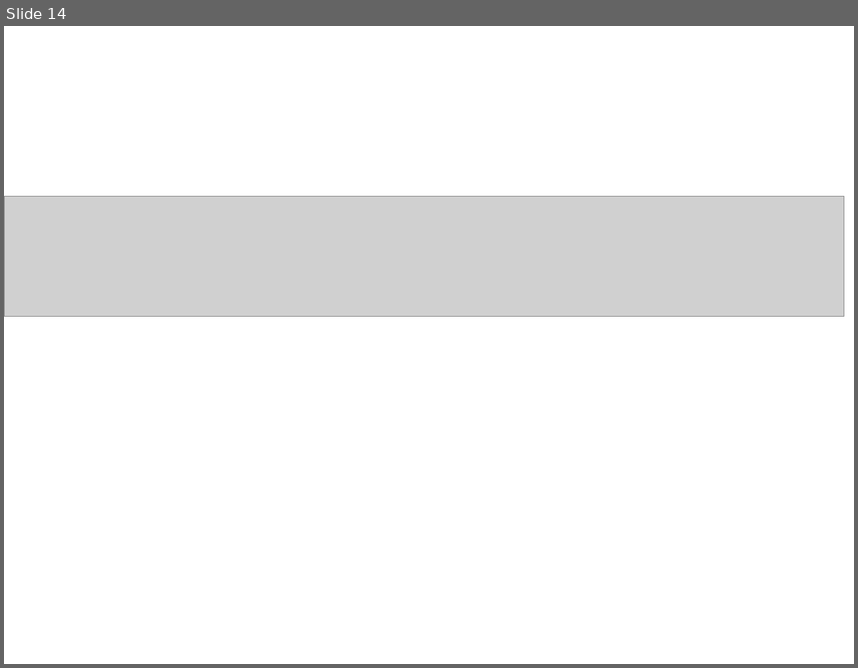
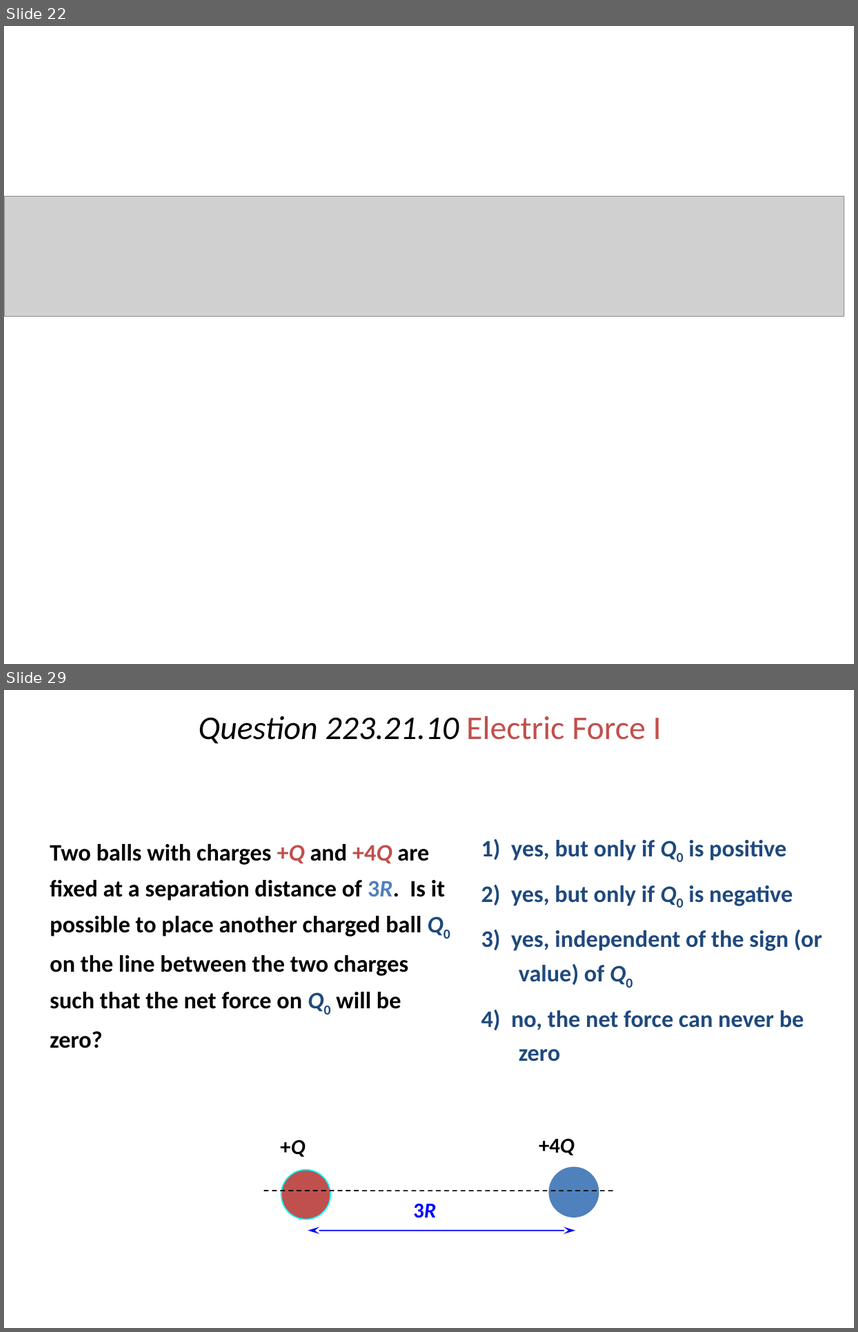
Before and after one commit to rtlines/PH223-Engineering-Physics, a slide deck: Slides/PH223_Lecture_21.pptx. Shown one above the other, each under a label of ours: slide 14 before the commit, slides 22 and 29 after it; the slides between them are not shown. The pictures are 858x668 and 858x1332 pixels, drawn with LibreOffice and Linux fonts; fonts in the diff are those of the drawing; grey boxes stand for pictures. Boxes give left, top, right and bottom in pixels: in the first picture for what was removed or moved away, otherwise in the second. Text is boxed around its words. In the diff, an @@ line names an element or a change of style, - is before the commit and + after.

```diff
--- a/Slides/PH223_Lecture_21.pptx
+++ b/Slides/PH223_Lecture_21.pptx
@@ slide 29 added at (4, 690, 854, 1328), background #FFFFFF @@
@@ title added at (199, 716, 662, 744), 28 pt, text #000000, italic @@
+Question 223.21.10 Electric Force I
@@ text added at (50, 844, 445, 1048), 20 pt, text #000000, bold @@
+Two balls with charges +Q and +4Q are fixed at a separation distance of 3R. Is it possible to place another charged ball Q0 on the line between the two charges such that the net force on Q0 will be zero?
@@ text added at (481, 838, 822, 1030), 20 pt, text #1F497D, bold @@
+1) yes, but only if Q0 is positive
+2) yes, but only if Q0 is negative
+3) yes, independent of the sign (or value) of Q0
+4) no, the net force can never be zero
@@ group added at (264, 1138, 615, 1230): 3 texts, 2 ellipses, 1 line, 1 double arrow @@
+3R
++Q
++4Q
@@ what was slide 14 is now slide 22 @@
```
Also in this commit, not shown: 37 other slides added, 5 other files.
